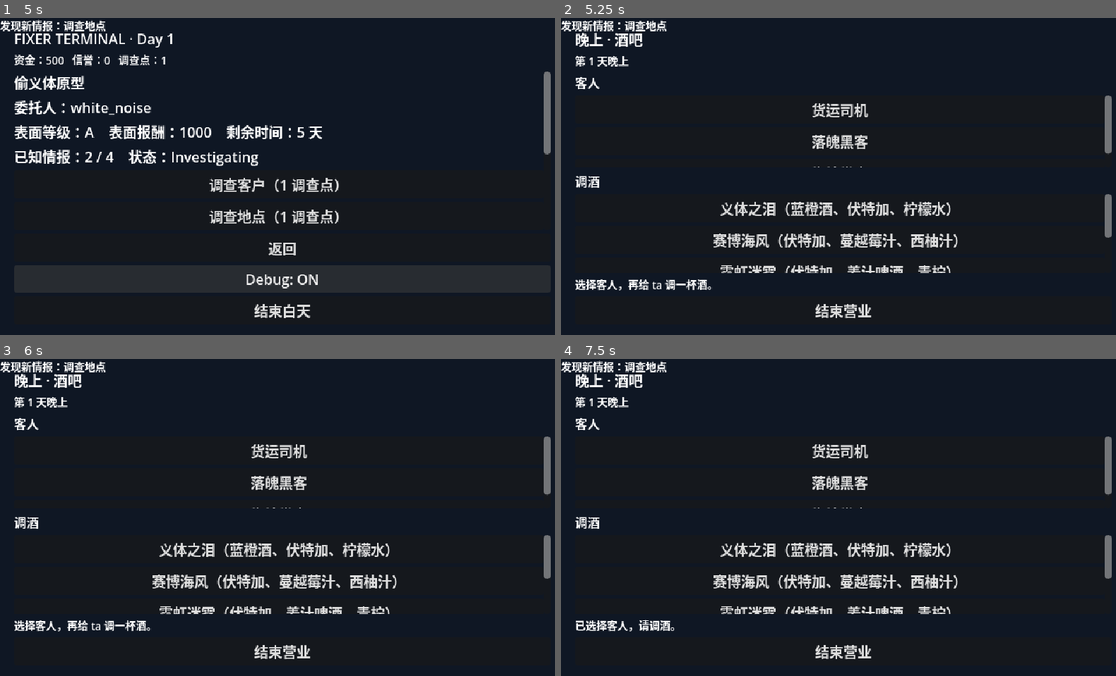
Above: before the commit, frames 1-4 (two rows, left to right).
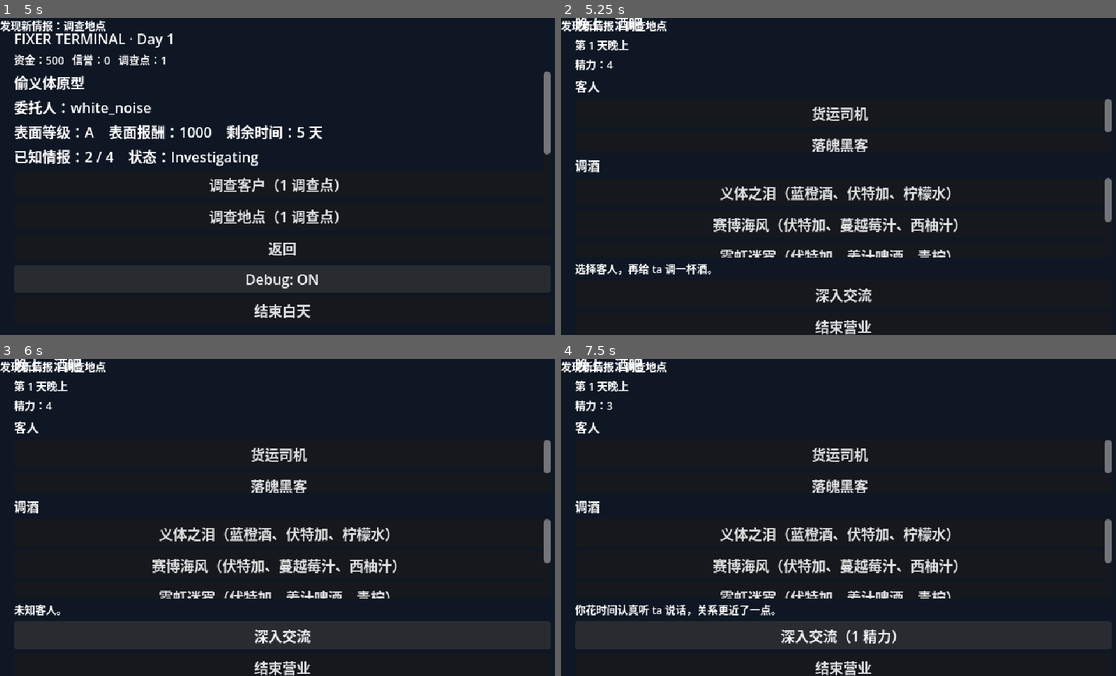
Above: after the commit, the same moments.

Repository: Akikun518/gamedemo
Game: Godot game, scene res://scenes/main.tscn
The game is run twice, just before and just after one commit, with the same random seed, the same clock (stepped at 60 frames per second) and the same inputs.
Inputs (mouse positions are in pixels of both pictures, inside the frame that each line leads up to):
- Up to frame 1 (5 s): click "偷义体原型 | A | 1000c | 剩余 5 天 | …" at 0.5 s; click "调查客户（1 调查点）" at 1.25 s; click "调查地点（1 调查点）" at 2 s; click "询问佣兵（1 调查点）" at 2.75 s; click "偷义体原型 | A | 1000c | 剩余 5 天 | …" at 3.5 s; click "查询势力（1 调查点）" at 4.25 s
- Up to frame 2 (5.25 s): click "重新评估委托" at 5 s
- Up to frame 3 (6 s): click (283, 634) at 5.75 s, where only the run after the commit has a clickable "深入交流"
- Up to frame 4 (7.5 s): click "货运司机" at 6.5 s; click (844, 634) at 7.25 s, where only the run after the commit has a clickable "深入交流（1 精力）"

Frame 1 is identical in both runs. In frame 2, 9.0% of the frame differs, in the area x 2-100%, y 0-100%; in frame 3, 13%; in frame 4, 13%.

Commit message:
feat: add evening drink tiers and deep talk

Diff:
--- a/data/guests/driver.json
+++ b/data/guests/driver.json
@@ -1,7 +1,9 @@
 {
   "id": "driver",
   "name": "货运司机",
-  "preferred_drink": "cyber_breeze",
+  "social_class": "Civilian",
+  "favorite_tags": ["酸甜", "果味"],
+  "disliked_tags": ["微辛"],
   "intel_id": "debt_gang",
   "dialogue": "司机提到欠债人背后有帮派罩着，不是普通讨债。"
 }
--- a/data/guests/hacker.json
+++ b/data/guests/hacker.json
@@ -1,7 +1,9 @@
 {
   "id": "hacker",
   "name": "落魄黑客",
-  "preferred_drink": "short_circuit",
+  "social_class": "Mercenary",
+  "favorite_tags": ["烈", "甜苦"],
+  "disliked_tags": ["酸甜"],
   "intel_id": "prism_ai",
   "dialogue": "黑客说棱镜的反入侵系统最近升级过，硬闯会被反追踪。"
 }
--- a/data/guests/regular.json
+++ b/data/guests/regular.json
@@ -1,7 +1,9 @@
 {
   "id": "regular",
   "name": "街坊常客",
-  "preferred_drink": "neon_fog",
+  "social_class": "Civilian",
+  "favorite_tags": ["清爽", "微辛"],
+  "disliked_tags": ["烈"],
   "intel_id": "cat_necklace",
   "dialogue": "常客压低声音说，最近有人在找一只戴项圈的猫。"
 }
--- a/scenes/evening/evening_panel.tscn
+++ b/scenes/evening/evening_panel.tscn
@@ -24,6 +24,11 @@
 layout_mode = 2
 theme_override_font_sizes/font_size = 12
 text = "第 1 天晚上"
+
+[node name="StaminaLabel" type="Label" parent="."]
+layout_mode = 2
+theme_override_font_sizes/font_size = 12
+text = "精力：4"
 
 [node name="GuestTitle" type="Label" parent="."]
 layout_mode = 2
@@ -59,6 +64,10 @@
 autowrap_mode = 2
 text = "状态"
 
+[node name="DeepTalkButton" type="Button" parent="."]
+layout_mode = 2
+text = "深入交流"
+
 [node name="EndDayButton" type="Button" parent="."]
 layout_mode = 2
 text = "结束营业"
--- a/scripts/core/game_state.gd
+++ b/scripts/core/game_state.gd
@@ -6,6 +6,8 @@
 var money := 500
 var reputation := 0
 var compensation_due := 0
+var stamina := 4
+var max_stamina := 4
 
 var selected_mercenary_ids: Array[String] = []
 var selected_contract_id := ""
@@ -25,6 +27,7 @@
 var mission_manager: MissionManager
 var drink_records: Array[Dictionary] = []
 var guest_records: Array[Dictionary] = []
+var guest_states: Dictionary = {}
 var faction_records: Array[Dictionary] = []
 var intel_records: Array[Dictionary] = []
 
@@ -69,25 +72,118 @@
 	selected_guest_id = guest_id
 	state_changed.emit()
 
-func serve_drink(drink_id: String) -> Dictionary:
-	if selected_guest_id.is_empty():
-		return {"error": "请先选择客人。"}
-	var guest := {}
-	for candidate in guest_records:
-		if str(candidate.get("id", "")) == selected_guest_id:
-			guest = candidate
-			break
+func guest_by_id(guest_id: String) -> Dictionary:
+	for guest in guest_records:
+		if str(guest.get("id", "")) == guest_id:
+			return guest
+	return {}
+
+func guest_state(guest_id: String) -> Dictionary:
+	if not guest_states.has(guest_id):
+		guest_states[guest_id] = {
+			"relationship_stage": 0,
+			"affection": 0,
+			"visit_count": 0,
+			"memory": [],
+		}
+	return guest_states.get(guest_id, {}) as Dictionary
+
+func social_class_cost(social_class: String) -> int:
+	match social_class:
+		"HighStatus", "Special":
+			return 3
+		"CorporateEmployee", "GangMember":
+			return 2
+		_:
+			return 1
+
+func relationship_stage(affection: int) -> int:
+	return clampi(affection / 20, 0, 5)
+
+func serve_drink(guest_id: String, drink_id: String) -> Dictionary:
+	var guest := guest_by_id(guest_id)
 	if guest.is_empty():
 		return {"error": "未知客人。"}
-	var preferred := str(guest.get("preferred_drink", ""))
-	if preferred != drink_id:
-		return {"ok": false, "correct": false, "message": "客人不太满意这杯酒。"}
-	var intel_id := str(guest.get("intel_id", ""))
-	if not known_intel.has(intel_id):
+	var drink := {}
+	for candidate in drink_records:
+		if str(candidate.get("id", "")) == drink_id:
+			drink = candidate
+			break
+	if drink.is_empty():
+		return {"error": "未知酒。"}
+
+	var taste: Array = drink.get("taste", []) as Array
+	var favorite: Array = guest.get("favorite_tags", []) as Array
+	var disliked: Array = guest.get("disliked_tags", []) as Array
+
+	var reaction_tier := "Acceptable"
+	var relationship_delta := 0
+	var message := "客人收下了这杯酒。"
+	var intel_id := ""
+
+	var liked := false
+	for tag in taste:
+		if favorite.has(tag):
+			liked = true
+			break
+	var hated := false
+	for tag in taste:
+		if disliked.has(tag):
+			hated = true
+			break
+
+	if hated:
+		reaction_tier = "Wrong"
+		relationship_delta = -1
+		message = "客人不太满意这杯酒。"
+	elif liked:
+		reaction_tier = "Perfect"
+		relationship_delta = 2
+		message = str(guest.get("dialogue", "客人明显愿意多聊几句。"))
+		intel_id = str(guest.get("intel_id", ""))
+	else:
+		reaction_tier = "Acceptable"
+		relationship_delta = 1
+		message = "客人说了一些日常话题。"
+
+	var state := guest_state(guest_id)
+	state["affection"] = clampi(int(state.get("affection", 0)) + relationship_delta, 0, 100)
+	state["visit_count"] = int(state.get("visit_count", 0)) + 1
+	var memory: Array = state.get("memory", []) as Array
+	memory.append("%s_%s" % [drink_id, reaction_tier.to_lower()])
+	state["memory"] = memory
+
+	if intel_id != "" and not known_intel.has(intel_id):
 		known_intel.append(intel_id)
-	_refresh_night_intel()
-	state_changed.emit()
-	return {"ok": true, "correct": true, "message": str(guest.get("dialogue", "客人说了一些有用的信息。")), "intel_id": intel_id}
+		_refresh_night_intel()
+	state_changed.emit()
+	return {
+		"ok": true,
+		"reaction_tier": reaction_tier,
+		"relationship_delta": relationship_delta,
+		"dialogue": message,
+		"intel_id": intel_id,
+		"affection": int(state.get("affection", 0)),
+	}
+
+func deep_talk(guest_id: String) -> Dictionary:
+	var guest := guest_by_id(guest_id)
+	if guest.is_empty():
+		return {"error": "未知客人。"}
+	var cost := social_class_cost(str(guest.get("social_class", "Civilian")))
+	if stamina < cost:
+		return {"error": "精力不足，无法深入交流。", "cost": cost}
+	stamina -= cost
+	var state := guest_state(guest_id)
+	state["affection"] = clampi(int(state.get("affection", 0)) + 3, 0, 100)
+	state_changed.emit()
+	return {
+		"ok": true,
+		"cost": cost,
+		"stamina_left": stamina,
+		"relationship_stage": relationship_stage(int(state.get("affection", 0))),
+		"dialogue": "你花时间认真听 ta 说话，关系更近了一点。",
+	}
 
 func set_debug_mode(enabled: bool) -> void:
 	debug_mode = enabled
@@ -156,9 +252,9 @@
 	if count >= 3:
 		return "以后这种价格别找我。"
 	if count == 2:
-		return "你小子是不是越来越会算账了？"
+		return "你最近是不是越来越会算账了？"
 	if count == 1:
-		return "这点钱打发乞丐呢？！"
+		return "钱有点少。"
 	return ""
 
 func collect_night_intel() -> Dictionary:
@@ -466,6 +562,7 @@
 	current_day += 1
 	current_phase = TimeSystem.MORNING
 	investigation_points = 3
+	stamina = max_stamina
 	selected_mercenary_ids.clear()
 	EventBus.day_advanced.emit(current_day)
 	_tick_contract_expiration()
--- a/scripts/evening/evening_panel.gd
+++ b/scripts/evening/evening_panel.gd
@@ -7,16 +7,20 @@
 var _guests: Array[Dictionary] = []
 
 @onready var drink_label: Label = $DrinkLabel
+@onready var stamina_label: Label = $StaminaLabel
 @onready var guest_list: VBoxContainer = $GuestScroll/GuestList
 @onready var drink_list: VBoxContainer = $DrinkScroll/DrinkList
 @onready var status_label: Label = $StatusLabel
+@onready var deep_talk_button: Button = $DeepTalkButton
 @onready var end_day_button: Button = $EndDayButton
 
 func setup(drinks: Array[Dictionary], guests: Array[Dictionary], current_day: int) -> void:
 	_drinks = drinks
 	_guests = guests
 	drink_label.text = "第 %d 天晚上" % current_day
+	stamina_label.text = "精力：%d" % GameState.stamina
 	end_day_button.pressed.connect(_on_end_day_button_pressed)
+	deep_talk_button.pressed.connect(_on_deep_talk_button_pressed)
 	_render_guests()
 	_render_drinks()
 	status_label.text = "选择客人，再给 ta 调一杯酒。"
@@ -42,10 +46,19 @@
 func _select_guest(id: String) -> void:
 	GameState.select_guest(id)
 	status_label.text = "已选择客人，请调酒。"
+	var guest := GameState.guest_by_id(id)
+	var cost := GameState.social_class_cost(str(guest.get("social_class", "Civilian")))
+	deep_talk_button.text = "深入交流（%d 精力）" % cost
 
 func _serve_drink(id: String) -> void:
-	var result := GameState.serve_drink(id)
-	status_label.text = str(result.get("message", ""))
+	var result := GameState.serve_drink(GameState.selected_guest_id, id)
+	status_label.text = str(result.get("dialogue", str(result.get("error", ""))))
+	stamina_label.text = "精力：%d" % GameState.stamina
+
+func _on_deep_talk_button_pressed() -> void:
+	var result := GameState.deep_talk(GameState.selected_guest_id)
+	status_label.text = str(result.get("dialogue", str(result.get("error", ""))))
+	stamina_label.text = "精力：%d" % GameState.stamina
 
 func _on_end_day_button_pressed() -> void:
 	end_day_requested.emit()
--- a/tests/m0_headless_test.gd
+++ b/tests/m0_headless_test.gd
@@ -223,12 +223,11 @@
 
 func _run_night_loop_tests(errors: Array[String]) -> void:
 	GameState.select_guest("regular")
-	var correct := GameState.serve_drink("neon_fog")
-	_expect(errors, bool(correct.get("correct", false)), "Serving the preferred drink should unlock intel.")
+	var correct := GameState.serve_drink("regular", "neon_fog")
+	_expect(errors, correct.get("reaction_tier", "") == "Perfect", "Serving the favorite drink should be Perfect.")
 	_expect(errors, GameState.known_intel.has("cat_necklace"), "The guest intel should enter the IntelDatabase.")
-	GameState.select_guest("regular")
-	var wrong := GameState.serve_drink("short_circuit")
-	_expect(errors, not bool(wrong.get("correct", true)), "Serving the wrong drink should not unlock intel.")
+	var wrong := GameState.serve_drink("regular", "short_circuit")
+	_expect(errors, wrong.get("reaction_tier", "") == "Wrong", "Serving a disliked drink should be Wrong.")
 
 func _first_accepting_mercenary(contract: Contract) -> MercenaryData:
 	for mercenary in GameState.available_mercenaries():
Binary file added: 美术资产/Hinata-01/概念图/001.jpg
Binary file added: 美术资产/Hinata-01/概念图/002.jpg
Binary file added: 美术资产/Hinata-01/概念图/003.png
Not shown, added: 美术资产/Hinata-01/角色设定.txt
Not shown, added: 美术资产/美术圣经.txt
Not shown, added: Codex_M0_3_晚间酒吧与顾客关系核心玩法指令.md
Not shown, changed: docs/DEVELOPMENT_LOG.md
